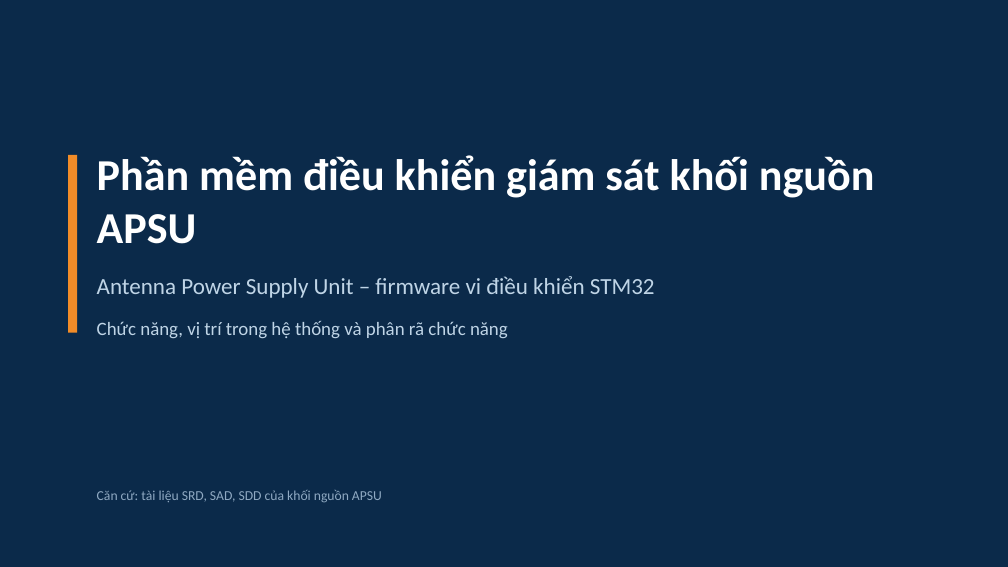
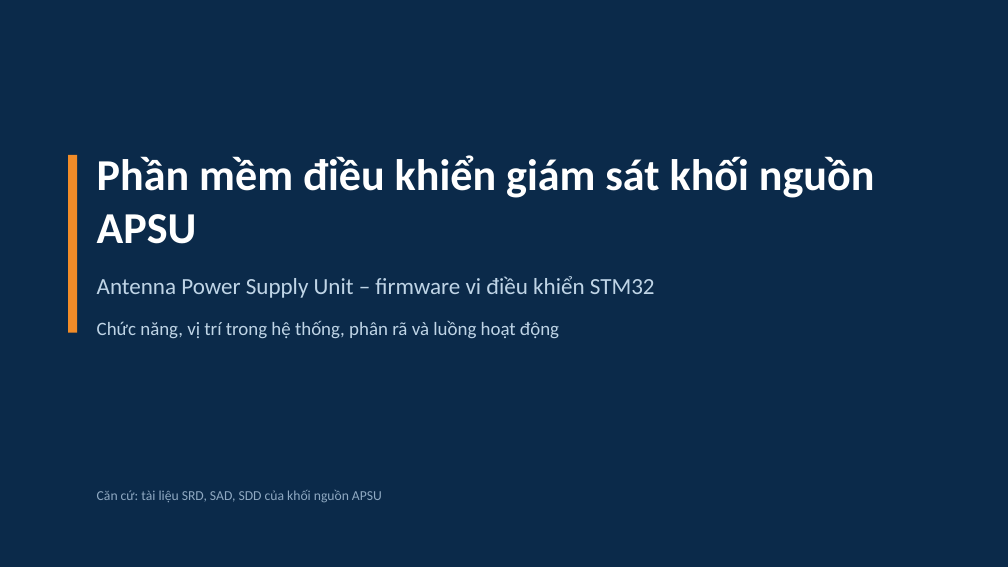
Before and after one commit to yuhneyugnnnn221103/PSU-Firmware, a slide deck: slide 1 of docs/APSU_firmware_tong_quan.pptx. Drawn at 1008x567 pixels with LibreOffice and Linux fonts; fonts in the diff are those of the drawing. Boxes give left, top, right and bottom in pixels: in the first picture for what was removed or moved away, otherwise in the second. Text is boxed around its words. In the diff, an @@ line names an element or a change of style, - is before the commit and + after.

```diff
--- a/docs/APSU_firmware_tong_quan.pptx
+++ b/docs/APSU_firmware_tong_quan.pptx
@@ text at box(97, 321, 559, 338): text changed @@
-Chức năng, vị trí trong hệ thống và phân rã chức năng
+Chức năng, vị trí trong hệ thống, phân rã và luồng hoạt động
```
Also in this commit, not shown: 10 other slides changed, 23 slides added.
